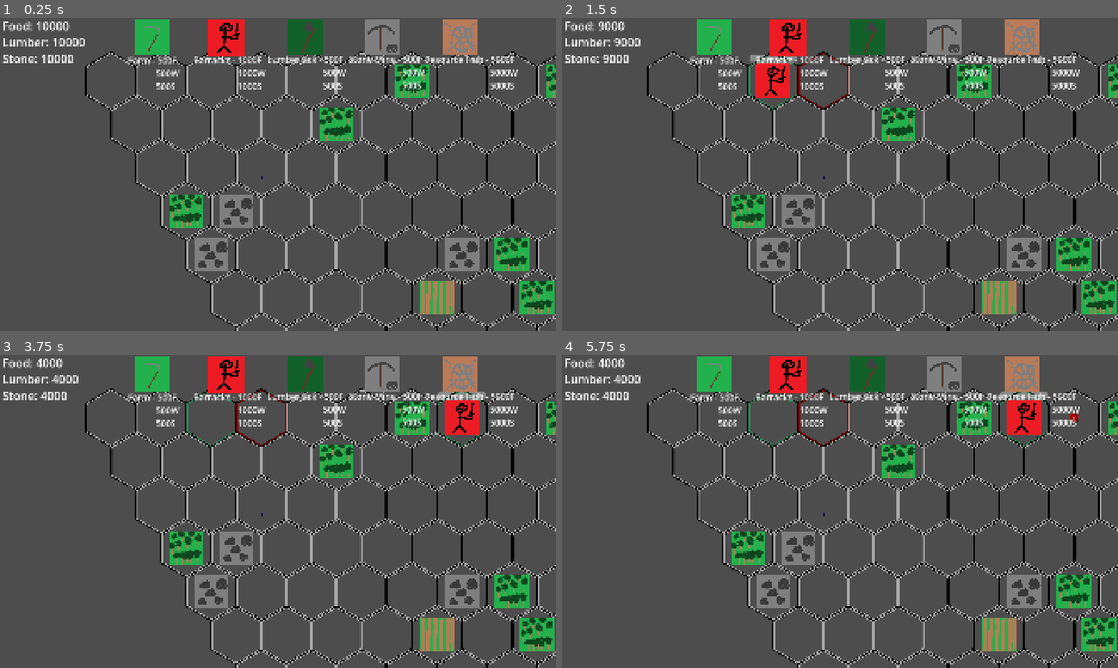
Above: before the commit, frames 1-4 (two rows, left to right).
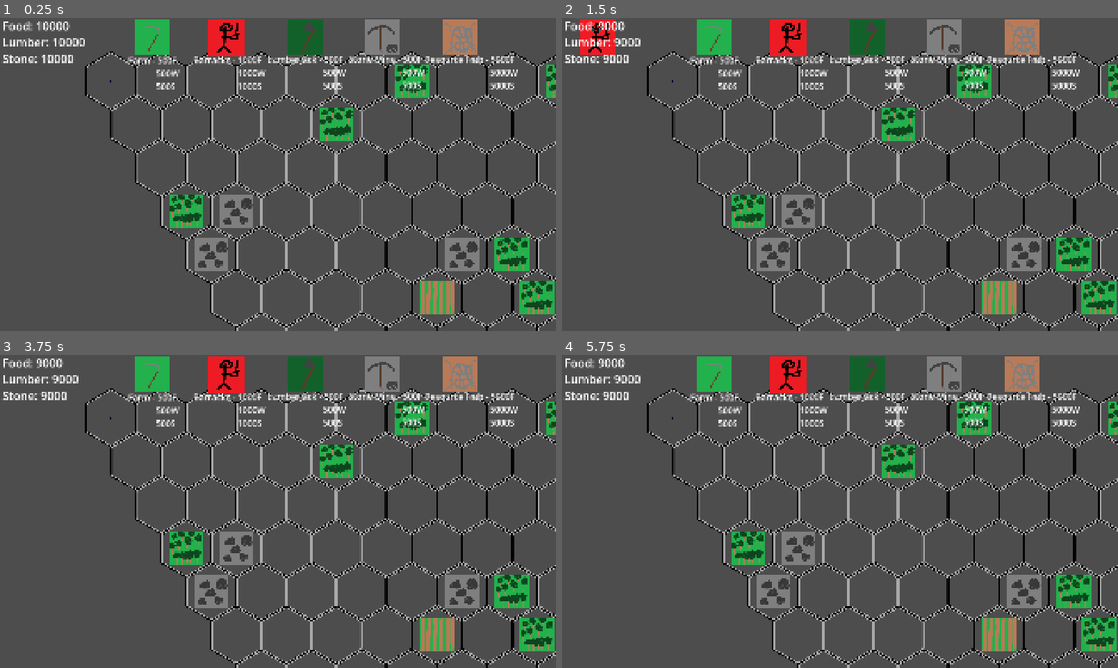
Above: after the commit, the same moments.

Repository: NathanBerglas/ROR-Testing
Game: Godot game, scene res://scenes/Player.tscn
Same seed, same stepped clock (60 frames per second), same inputs: the game is played once before the commit and once after it. This scene is started directly instead of the project's main scene.
Inputs (mouse positions are in pixels of both pictures, inside the frame that each line leads up to):
- Up to frame 1 (0.25 s): no input
- Up to frame 2 (1.5 s): click (789, 36) at 0.5 s; click (712, 36) at 1.25 s
- Up to frame 3 (3.75 s): click (383, 373) at 2 s; click (305, 373) at 2.75 s; click (461, 373) at 3.5 s
- Up to frame 4 (5.75 s): click (712, 373) at 4.25 s; click (789, 373) at 5 s

The runs differ from the first frame. In frame 1, less than 0.1% of the frame differs, in the area x 19-48%, y 19-52%; in frame 2, 1.7%, in the area x 3-52%, y 0-52%; in frame 3, 1.2%; in frame 4, 1.2%.
Error in both runs: Cannot call method 'instantiate' on a null value. (res://scripts/Buildings/buildingControl.gd:307)

Commit message:
Fixed some bugs, 50% there

Diff:
--- a/scenes/Meeples/meepleControl.tscn
+++ b/scenes/Meeples/meepleControl.tscn
@@ -14,7 +14,6 @@
 [node name="TargetMarker" type="Sprite2D" parent="." unique_id=373247193]
 modulate = Color(0.000645722, 0.218362, 1, 1)
 z_index = 1
-position = Vector2(522.6, 336.1)
 scale = Vector2(0.06875, 0.0765625)
 texture = ExtResource("3_hkl3t")
 
--- a/scripts/Meeples/meeple_control.gd
+++ b/scripts/Meeples/meeple_control.gd
@@ -66,16 +66,13 @@
 
 	if Input.is_action_just_pressed("spawn_meeple"): #Testing purposes
 		var instance = infantry_prefab.instantiate()
-
-
-
 		# Set instance's data
 		instance.set_id(MEEPLE_ID_COUNTER)
 		MEEPLE_ID_COUNTER += 1
-
-		instance.global_position = grid.hex_center(get_global_mouse_position())
+		var meeple_hex = grid.hex_center(get_global_mouse_position())
+		instance.global_position = meeple_hex
+		grid.update_grid(grid.coord_to_axial_hex(get_global_mouse_position()), 4, [instance])
 		#instance.target = group_targets[0]
-
 		# Create instance
 		add_child(instance)
 		set_id(instance)
@@ -176,17 +173,17 @@
 	for m in unorderedMeeples:
 		if !m.shouldBeMoving:
 			return
-		var next_hex: Vector2 = m.path[0]
+		var next_hex: Vector2 = m.path[1]
 		var dir_to_next_hex = (next_hex - m.global_position) / (next_hex - m.global_position).length()
 		if (next_hex - m.global_position).length() >= m.speed * delta: # Not yet arrived
 			m.global_position += dir_to_next_hex * m.speed * delta
 			return
-		var next_hex_tile = grid.probe(m.path[0])
+		var next_hex_tile = grid.probe(m.path[1])
 		if (next_hex_tile.classification == 3):
 			grid.meeple_end_merge()
 			freeMeeple(m.UNIQUEID)
 		else:
-			m.path.pop(0)
+			m.path.pop_front()
 			m.shouldBeMoving = false
 
 
@@ -286,7 +283,7 @@
 			groupColours.pop_at(i)
 			i -= 1
 			cap -= 1
-		i += 1
+		i += 1tempPath
 
 """
 func colourNotIn(): #Returns a colour for a group
@@ -449,8 +446,6 @@
 					freeMeeple(id)
 					i -= 1
 
-
-
 			i += 1
 		if base != null:
 			base.HP += n
@@ -488,16 +483,16 @@
 	for m in unorderedMeeples:
 		if (m.shouldBeMoving || m.waiting || m.attackTarget != null):
 			return
-		if (len(m.path) > 0):
-			var ingress_result = grid.hex_ingress(grid.coord_to_axial_hex(m.path[0]), m)
-			if (ingress_result == "Approved"):
-				grid.hex_egress()
+		if (len(m.path) > 1):
+			var ingress_result = grid.hex_ingress(grid.coord_to_axial_hex(m.path[1]), m)
+			if (ingress_result == "APPROVED"):
+				grid.hex_egress(grid.coord_to_axial_hex(m.path[0]))
 				m.shouldBeMoving = true
 				return
-			elif (ingress_result == "Pending"):
+			elif (ingress_result == "PENDING"):
 				m.waiting = true
 				return
-			elif (ingress_result == "Attacking"):
+			elif (ingress_result == "ATTACKING"):
 				m.attackTarget = true
 				return
 			else: # Redirected
--- a/scripts/grid.gd
+++ b/scripts/grid.gd
@@ -106,8 +106,8 @@
 
 # Takes the coordinates, ie. pixel position on map and coverts it to a hex position, ie. (q, r)
 func coord_to_axial_hex(coordinate: Vector2i):
-	var q: int = int((SQRT_3 / 3.0 * coordinate.x - 1.0 / 3.0 * coordinate.y) / HEX_SIZE)
-	var r: int = int((2.0 / 3.0 * coordinate.y) / HEX_SIZE)
+	var q: int = int(round((SQRT_3 / 3.0 * coordinate.x - 1.0 / 3.0 * coordinate.y) / HEX_SIZE))
+	var r: int = int(round((2.0 / 3.0 * coordinate.y) / HEX_SIZE))
 	if _hex_in_bounds(Vector2i(q, r)):
 		return _hex_round(Vector2(q, r))
 	else:
@@ -227,15 +227,17 @@
 	if len(ingressing_tile.queue) > 0:
 		ingressing_tile.queue.push_back(meeple_requesting)
 		return "PENDING"
-	if ingressing_tile.classification != 0:
+	if ingressing_tile.classification == 0:
 		update_grid(ingressing_hex, 4, [meeple_requesting] + ingressing_tile.objectsInside)
-	elif ingressing_tile.classification != 3 || ingressing_tile.classification != 4:
+		return "APPROVED"
+	if ingressing_tile.classification != 3 || ingressing_tile.classification != 4:
 		return "REDIRECTED"
 	# Check if the meeple is on the same team -> if not, attack!
 	# From now on, assuming the meeple in ingressing_hex is the same team as meeple_requesting
 	var meeple_in_ingressing_hex = ingressing_tile.objectsInside[0]
 	if (meeple_in_ingressing_hex.path[-1] == meeple_requesting.path[-1]):
 		meeple_control.meeple_start_merge(meeple_in_ingressing_hex)
+		update_grid(ingressing_hex, 4, [meeple_requesting] + ingressing_tile.objectsInside)
 		return "APPROVED"
 	if (len(meeple_in_ingressing_hex.path) > 1):
 		ingressing_tile.queue.push_back(meeple_requesting)
@@ -243,9 +245,11 @@
 	return "REDIRECTED"
 
 func hex_egress(egressing_hex):
-	var egressing_meeple = egressing_hex.egressing_hex.objectsInside[0]
-	if len(egressing_hex.queue) == 0:
-		update_grid(egressing_hex, 0, egressing_hex.objectsInside)
+	var egressing_hex_tile = grid[egressing_hex.x][egressing_hex.y]
+	var egressing_meeple = egressing_hex_tile.objectsInside[0]
+	if len(egressing_hex_tile.queue) == 0:
+		update_grid(egressing_hex, 0, egressing_hex_tile.objectsInside)
 	else:
-		update_grid(egressing_hex, 4, [egressing_hex.queue.pop_front])
-	meeple_control.egress_granted(egressing_meeple) # Feels a little icky
+		update_grid(egressing_hex, 4, [egressing_hex_tile.queue.pop_front])
+	if (len(egressing_hex_tile.queue) > 0):
+		meeple_control.egress_granted(egressing_hex_tile.queue[0]) # Feels a little icky
